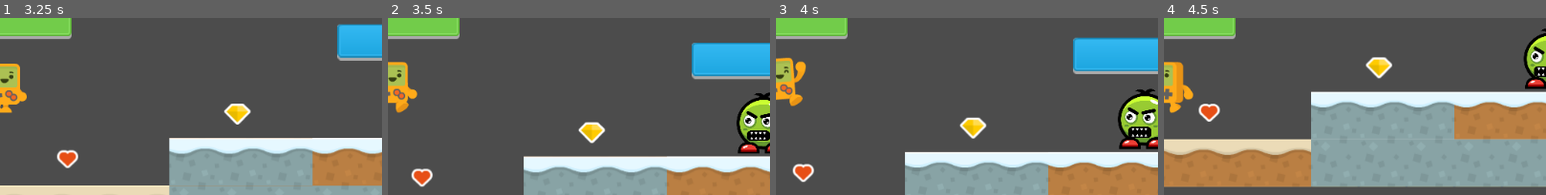
Above: before the commit, frames 1-4 (left to right).
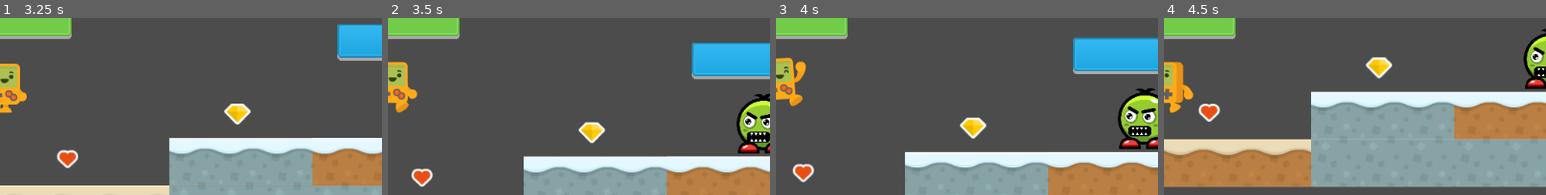
Above: after the commit, the same moments.

Repository: Boyquotes/platformer2d-sandbox
Game: Godot game, scene res://levels/DemoLevel.tscn
Same seed, same stepped clock (60 frames per second), same inputs: the game is played once before the commit and once after it.
Inputs:
- Up to frame 1 (3.25 s): hold Q (block) 0.53-1.28 s; hold D (move_right) 0.53-2.03 s; tap R (attack) at 0.6, 1.55, 2.1, 3.05 s; tap Space (move_jump) at 0.77, 1.52, 3.02 s; tap Enter at 1.25 s; tap Q (block) at 1.35, 2.85 s; hold A (move_left) 2.03-2.78 s; hold Q (block) 2.03-2.78 s; hold D (move_right) from 2.78 s (still down)
- Up to frame 2 (3.5 s): keep holding D (move_right)
- Up to frame 3 (4 s): keep holding D (move_right); hold Q (block) from 3.53 s (still down); tap R (attack) at 3.6 s; tap Space (move_jump) at 3.77 s
- Up to frame 4 (4.5 s): release D (move_right) at 4.28 s; release Q (block) at 4.28 s; hold A (move_left) from 4.28 s (still down); tap Q (block) at 4.35 s
The pictures show only the part of the screen within x 50-100%, y 20-70%; the shares and areas given below are measured in that part.

Frame 1 is identical in both runs. In frame 2, 0.8% of the frame differs, in the area x 91-100%, y 41-75%; in frame 3, 1.0%, in the area x 89-100%, y 39-73%; in frame 4, 0.2%.

Commit message:
Refactored BlueMonsterEnemy as a child of Enemy

Diff:
--- a/levels/DemoLevel.tscn
+++ b/levels/DemoLevel.tscn
@@ -1,15 +1,11 @@
-[gd_scene load_steps=9 format=2]
+[gd_scene load_steps=7 format=2]
 
 [ext_resource path="res://objects/Player.tscn" type="PackedScene" id=1]
 [ext_resource path="res://objects/PlatformsTileset.tres" type="TileSet" id=2]
 [ext_resource path="res://objects/NewLifeItem.tscn" type="PackedScene" id=3]
 [ext_resource path="res://objects/DiamondItem.tscn" type="PackedScene" id=4]
 [ext_resource path="res://objects/GreenMonsterEnemy.tscn" type="PackedScene" id=5]
-[ext_resource path="res://assets/sprites/blue_monster_idle.png" type="Texture" id=6]
-[ext_resource path="res://scripts/BlueMonsterEnemy.gd" type="Script" id=7]
-
-[sub_resource type="RectangleShape2D" id=1]
-extents = Vector2( 43.4558, 66.838 )
+[ext_resource path="res://objects/BlueMonsterEnemy.tscn" type="PackedScene" id=6]
 
 [node name="DemoLevel" type="Node2D"]
 
@@ -36,24 +32,4 @@
 [node name="GreenMonsterEnemy2" parent="Enemies" instance=ExtResource( 5 )]
 position = Vector2( 1398.75, 211.438 )
 
-[node name="BlueMonsterEnemy" type="KinematicBody2D" parent="Enemies"]
-position = Vector2( 2101.72, 187.313 )
-collision_layer = 8
-collision_mask = 15
-script = ExtResource( 7 )
-
-[node name="DetectionRaycast" type="RayCast2D" parent="Enemies/BlueMonsterEnemy"]
-enabled = true
-cast_to = Vector2( -300, 0 )
-
-[node name="Sprite" type="Sprite" parent="Enemies/BlueMonsterEnemy"]
-scale = Vector2( 0.2, 0.2 )
-texture = ExtResource( 6 )
-
-[node name="CollisionShape2D" type="CollisionShape2D" parent="Enemies/BlueMonsterEnemy"]
-shape = SubResource( 1 )
-
-[node name="AttackTimer" type="Timer" parent="Enemies/BlueMonsterEnemy"]
-wait_time = 2.0
-
-[connection signal="timeout" from="Enemies/BlueMonsterEnemy/AttackTimer" to="Enemies/BlueMonsterEnemy" method="_on_AttackTimer_timeout"]
+[node name="BlueMonsterEnemy" parent="Enemies" instance=ExtResource( 6 )]
--- /dev/null
+++ b/objects/BlueMonsterEnemy.tscn
@@ -0,0 +1,22 @@
+[gd_scene load_steps=4 format=2]
+
+[ext_resource path="res://scripts/BlueMonsterEnemy.gd" type="Script" id=1]
+[ext_resource path="res://assets/sprites/blue_monster_idle.png" type="Texture" id=2]
+
+[sub_resource type="RectangleShape2D" id=1]
+extents = Vector2( 43.4558, 66.838 )
+
+[node name="BlueMonsterEnemy" type="KinematicBody2D"]
+position = Vector2( 2101.72, 187.313 )
+collision_layer = 8
+collision_mask = 15
+script = ExtResource( 1 )
+attack_range = 250
+can_move = false
+
+[node name="Sprite" type="Sprite" parent="."]
+scale = Vector2( 0.2, 0.2 )
+texture = ExtResource( 2 )
+
+[node name="CollisionShape2D" type="CollisionShape2D" parent="."]
+shape = SubResource( 1 )
--- a/objects/GreenMonsterEnemy.tscn
+++ b/objects/GreenMonsterEnemy.tscn
@@ -46,7 +46,7 @@
 scale = Vector2( 0.2, 0.2 )
 frames = SubResource( 1 )
 animation = "idle"
-frame = 6
+frame = 1
 playing = true
 
 [node name="CollisionShape2D" type="CollisionShape2D" parent="."]
--- a/scripts/BlueMonsterEnemy.gd
+++ b/scripts/BlueMonsterEnemy.gd
@@ -1,46 +1,14 @@
-extends KinematicBody2D
-
-
-var target:Player = null
-var health = 100
-var can_attack = false
+extends "res://scripts/Enemy.gd"
 
 var fireball = preload("res://objects/Fireball.tscn")
 
-onready var DetectionRaycast = $DetectionRaycast
-onready var AttackTimer = $AttackTimer
 
-func _ready():
-	add_to_group('Enemies')
-
-
-func attack():
+func shoot_fireball():
 	var fb = fireball.instance()
 	get_tree().current_scene.add_child(fb)
 	fb.global_position = self.global_position
 	fb.look_at(target.position)
 
 
-func hurt(damage):
-	if health >= damage:
-		health -= damage
-		print('Enemy health: ' + str(health))
-	else:
-		print('Blue monster died')
-		queue_free()
-
-
-func _physics_process(delta):
-	if DetectionRaycast.is_colliding():
-		if not target:
-			var collider = DetectionRaycast.get_collider() as Player
-			target = collider
-		if AttackTimer.is_stopped():
-			AttackTimer.start()
-	else:
-		target = null
-		AttackTimer.stop()
-
-
-func _on_AttackTimer_timeout():
-	attack()
+func do_on_attack():
+	shoot_fireball()
